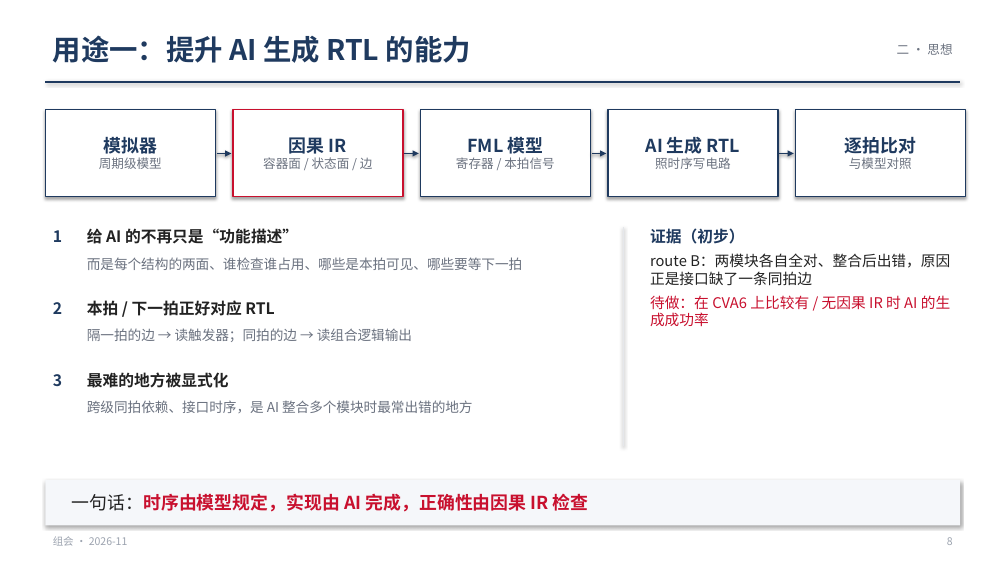
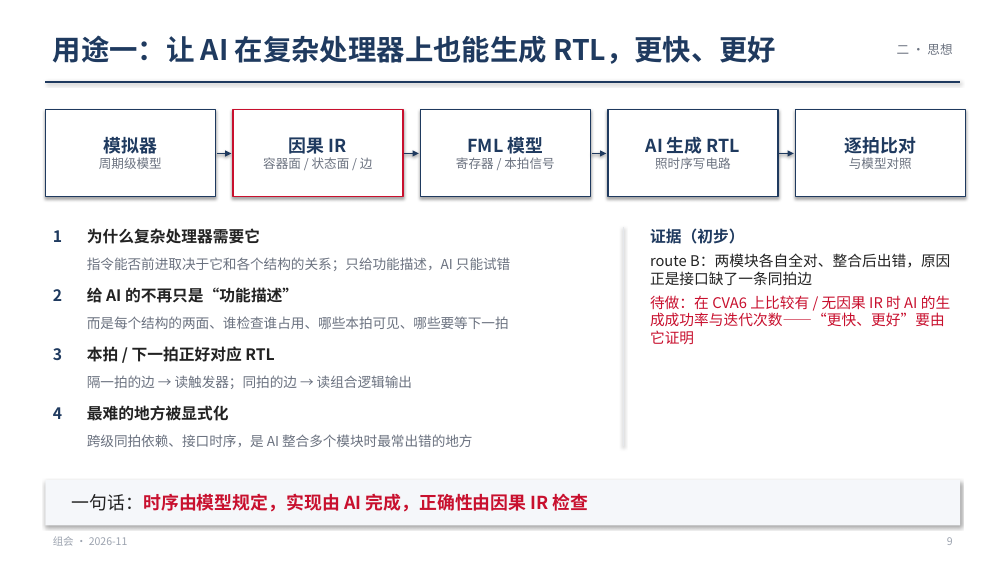
Before and after one commit to WHUDYF/PPT-generate, a slide deck: slide 9 of presentations/group_meeting_20261106/group_meeting_20261106.pptx (slide 8 before the commit). Drawn at 1008x567 pixels with LibreOffice and Linux fonts; fonts in the diff are those of the drawing. Boxes give left, top, right and bottom in pixels: in the first picture for what was removed or moved away, otherwise in the second. Text is boxed around its words. In the diff, an @@ line names an element or a change of style, - is before the commit and + after.

```diff
--- a/presentations/group_meeting_20261106/group_meeting_20261106.pptx
+++ b/presentations/group_meeting_20261106/group_meeting_20261106.pptx
@@ text at [53, 35, 776, 64]: text changed @@
-用途一：提升 AI 生成 RTL 的能力
+用途一：让 AI 在复杂处理器上也能生成 RTL，更快、更好
@@ text added at [87, 228, 260, 244], 15 pt, text #222222, bold @@
+为什么复杂处理器需要它
@@ text added at [87, 257, 510, 271], 13 pt, text #6B7280 @@
+指令能否前进取决于它和各个结构的关系；只给功能描述，AI 只能试错
@@ text "2": place and size @@
-text "2" at [53, 302, 62, 314]
+text "2" at [53, 289, 62, 301]
@@ text "给 AI 的不再只是“功能描述”": place and size @@
-text "给 AI 的不再只是“功能描述”" at [87, 228, 298, 244]
+text "给 AI 的不再只是“功能描述”" at [87, 287, 298, 303]
@@ text at [650, 295, 950, 344]: text changed @@
-待做：在 CVA6 上比较有 / 无因果 IR 时 AI 的生成成功率
+待做：在 CVA6 上比较有 / 无因果 IR 时 AI 的生成成功率与迭代次数——“更快、更好”要由它证明
@@ text at [87, 316, 509, 329]: text changed @@
-而是每个结构的两面、谁检查谁占用、哪些是本拍可见、哪些要等下一拍
+而是每个结构的两面、谁检查谁占用、哪些本拍可见、哪些要等下一拍
@@ text "3": place and size @@
-text "3" at [53, 374, 62, 386]
+text "3" at [53, 348, 62, 360]
@@ text "本拍 / 下一拍正好对应 RTL": place and size @@
-text "本拍 / 下一拍正好对应 RTL" at [87, 300, 274, 316]
+text "本拍 / 下一拍正好对应 RTL" at [87, 346, 274, 362]
@@ text "隔一拍的边 → 读触发器；同拍的边 → 读组合逻辑输出": place and size @@
-text "隔一拍的边 → 读触发器；同拍的边 → 读组合逻辑输出" at [87, 328, 412, 342]
+text "隔一拍的边 → 读触发器；同拍的边 → 读组合逻辑输出" at [87, 375, 412, 389]
@@ text added at [53, 407, 62, 419], 15 pt, text #1F3A5F, bold @@
+4
@@ text "最难的地方被显式化": place and size @@
-text "最难的地方被显式化" at [87, 372, 229, 388]
+text "最难的地方被显式化" at [87, 405, 229, 421]
@@ text "跨级同拍依赖、接口时序，是 AI 整合多个模块时最常出错的地方": place and size @@
-text "跨级同拍依赖、接口时序，是 AI 整合多个模块时最常出错的地方" at [87, 400, 473, 413]
+text "跨级同拍依赖、接口时序，是 AI 整合多个模块时最常出错的地方" at [87, 434, 473, 447]
```
Also in this commit, not shown: 11 other slides changed, 1 slide added, 16 other files.
